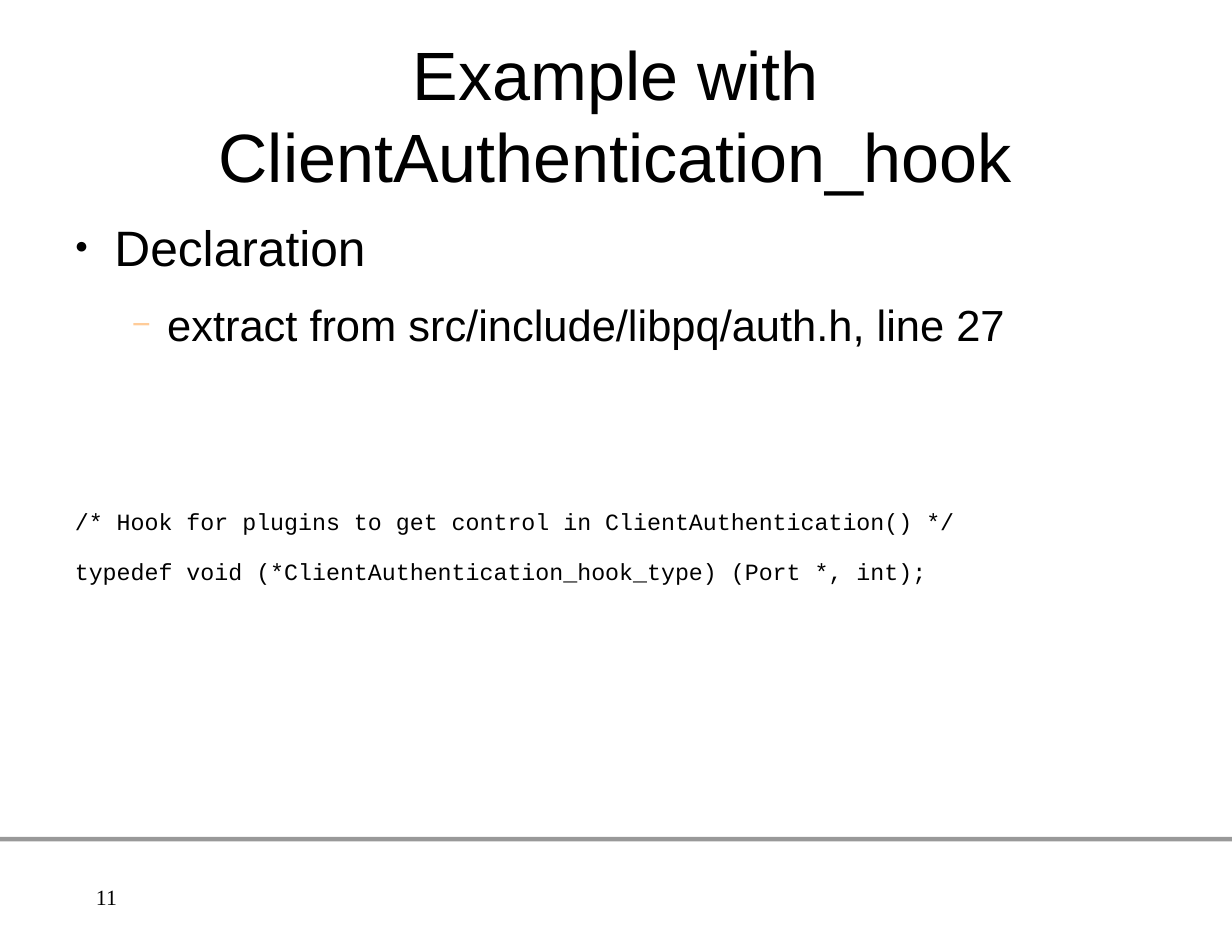
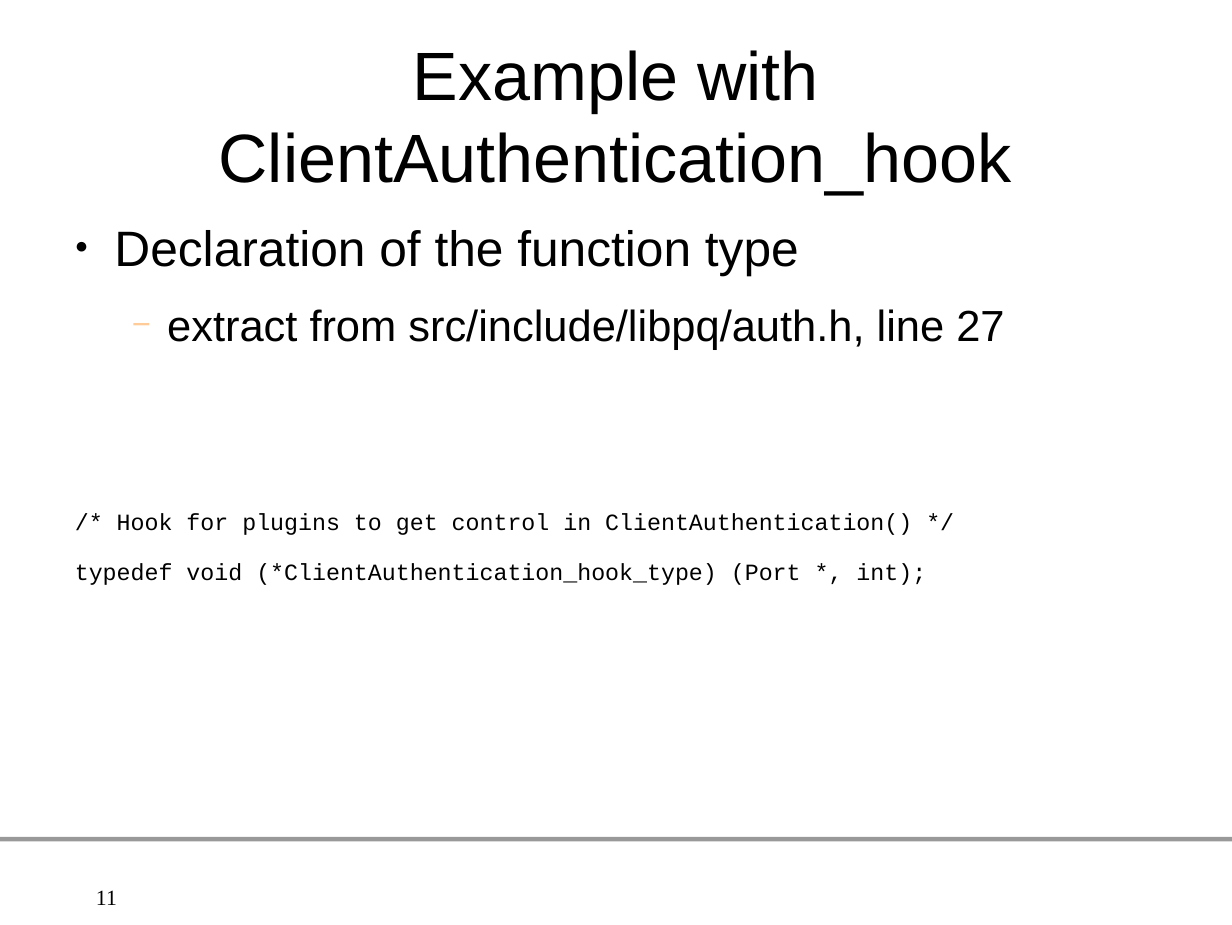
Before and after one commit to gleu/Hooks-in-PostgreSQL, a slide deck: slide 11 of hooks_in_postgresql.odp. Drawn at 1232x925 pixels with LibreOffice and Linux fonts; fonts in the diff are those of the drawing; background and template pictures are left out. Boxes give left, top, right and bottom in pixels: in the first picture for what was removed or moved away, otherwise in the second. Text is boxed around its words. In the diff, an @@ line names an element or a change of style, - is before the commit and + after.

```diff
--- a/hooks_in_postgresql.odp
+++ b/hooks_in_postgresql.odp
@@ text at (114,230,799,275): text changed @@
-● Declaration
+● Declaration of the function type
```
Also in this commit, not shown: 14 other slides changed, 2 slides added, 4 other files.
